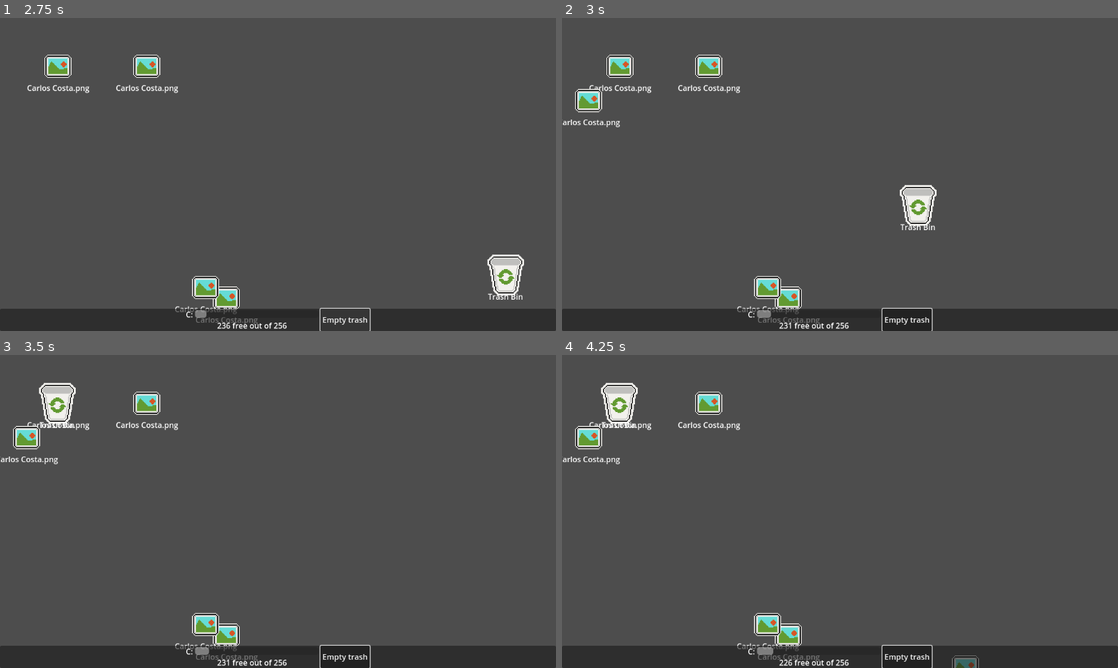
Above: before the commit, frames 1-4 (two rows, left to right).
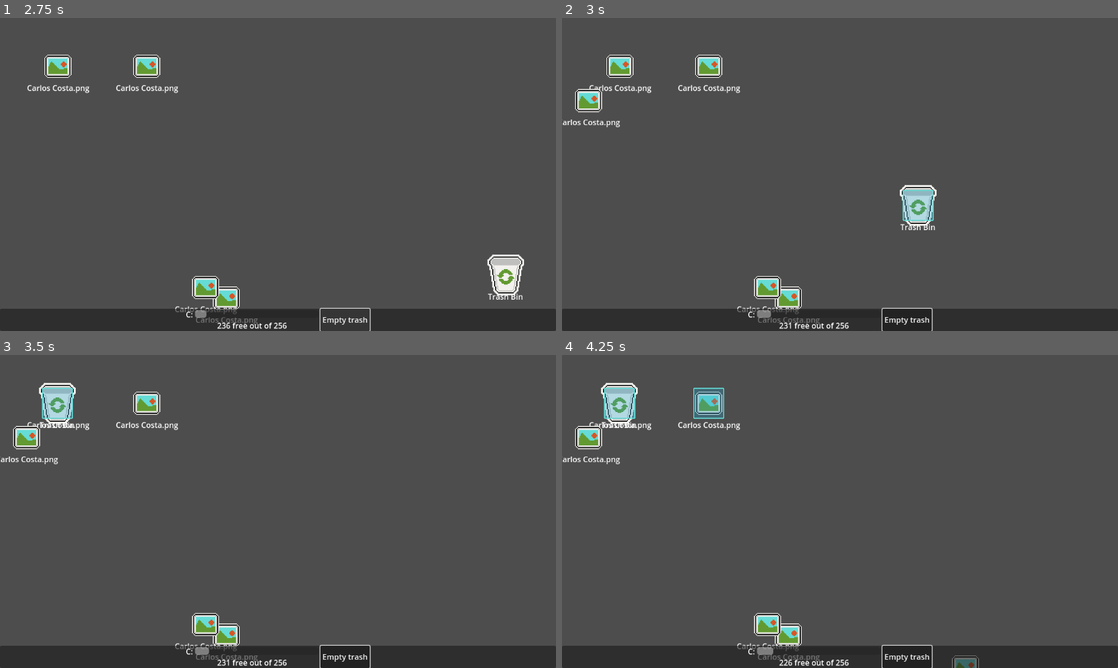
Above: after the commit, the same moments.

Repository: VileOar/ludum-dare-54
Game: Godot game, scene res://scenes/main.tscn
The game is run twice, just before and just after one commit, with the same random seed, the same clock (stepped at 60 frames per second) and the same inputs.
Inputs (mouse positions are in pixels of both pictures, inside the frame that each line leads up to):
- Up to frame 1 (2.75 s): click "Empty trash" at 0.5 s; click "Empty trash" at 1.25 s; click "Empty trash" at 2 s
- Up to frame 2 (3 s): tap Enter at 2.75 s; drag from (1067, 274) to (617, 64) at 2.77 s
- Up to frame 3 (3.5 s): no input
- Up to frame 4 (4.25 s): tap Space at 3.5 s; drag from (728, 527) to (617, 401) at 3.52 s

Frame 1 is identical in both runs. In frame 2, 0.6% of the frame differs, in the area x 61-67%, y 54-65%; in frame 3, 0.6%; in frame 4, 1.1%, in the area x 7-30%, y 10-21%.

Commit message:
select files

Diff:
--- a/scenes/desktop.tscn
+++ b/scenes/desktop.tscn
@@ -21,5 +21,3 @@
 position = Vector2(472, 208)
 
 [node name="MouseManager" parent="." instance=ExtResource("3_vdwjr")]
-
-[connection signal="select_files" from="MouseManager" to="." method="_on_mouse_manager_select_files"]
--- a/scenes/files/draggable_file.tscn
+++ b/scenes/files/draggable_file.tscn
@@ -110,6 +110,7 @@
 anchor_bottom = 1.0
 grow_horizontal = 2
 grow_vertical = 2
+mouse_filter = 2
 theme_override_styles/panel = ExtResource("4_tpltf")
 
 [connection signal="gui_input" from="ColorRect" to="." method="_on_color_rect_gui_input"]
--- a/scripts/autoloads/signal_manager.gd
+++ b/scripts/autoloads/signal_manager.gd
@@ -2,7 +2,6 @@
 
 signal release_file(file)
 signal release_files(files)
-signal select_files(files)
 
 ## emitted when someone wants to free space from disk (ex: empty trash, delete system32, ...)[br]
 ## should be caught by disk space manager
--- a/scripts/draggable_file.gd
+++ b/scripts/draggable_file.gd
@@ -3,6 +3,7 @@
 class_name DraggableFile
 
 var lifted := false
+var selected := false
 var mouse_offset := Vector2.ZERO
 @onready var rect = get_viewport_rect()
 @onready var xx = rect.size.x/2 - 20
@@ -18,8 +19,14 @@
 	SignalManager.file_created.emit(self)
 
 
+func _notification(what):
+	match what:
+		NOTIFICATION_PREDELETE:
+			Global.selected_files.erase(self)
+
+
 # Called every frame. 'delta' is the elapsed time since the previous frame.
-func _process(delta):
+func _physics_process(delta):
 	if lifted:
 		position = get_global_mouse_position() + mouse_offset
 		position.x = clamp(position.x, -xx, xx)
@@ -31,21 +38,19 @@
 		match event.button_index:
 			MOUSE_BUTTON_LEFT:
 				if event.pressed:
-					# Multiple Selection
-					if Global.selected_files.is_empty():
-						set_lifted(true)
-					else:
-						for file in Global.selected_files:
-							file.set_lifted(true)
-				else:
-					# Multiple Selection
-					if Global.selected_files.is_empty():
-						set_lifted(false)
-						SignalManager.release_file.emit(self)
-					else:
+					# if another file is clicked besides the already selected ones, deselect them
+					if not Global.selected_files.has(self):
 						for file in Global.selected_files:
 							file.set_lifted(false)
-						SignalManager.release_files.emit(Global.selected_files)
+							file.set_selected(false)
+						set_selected(true)
+					# otherwise, add self to selected and grab all selected
+					for file in Global.selected_files:
+						file.set_lifted(true)
+				else:
+					for file in Global.selected_files:
+						file.set_lifted(false)
+					SignalManager.release_files.emit(Global.selected_files)
 			# RIGHT CLICK HANDLER GOES HERE
 
 func set_lifted(val : bool):
@@ -57,9 +62,12 @@
 	get_parent().move_child(self, -1)
 
 
-## this function simply changes the graphics
 func set_selected(val : bool):
+	selected = val
 	if val:
+		if not Global.selected_files.has(self):
+			Global.selected_files.append(self)
 		_selected_panel.show()
 	else:
+		Global.selected_files.erase(self)
 		_selected_panel.hide()
--- a/scripts/mouse_manager.gd
+++ b/scripts/mouse_manager.gd
@@ -3,8 +3,6 @@
 @onready var panel : Panel = $Panel
 @onready var selection_area : Area2D = $SelectionArea
 @onready var selection_shape = $SelectionArea/SelectionShape
-
-signal select_files(files)
 
 var final_mouse_pos := Vector2.ZERO
 var initial_mouse_pos := Vector2.ZERO
@@ -36,6 +34,7 @@
 	# Draggable Area
 	if event is InputEventMouseButton:
 		match event.button_index:
+			# only enters here if not clicking a file
 			MOUSE_BUTTON_LEFT:
 				if event.pressed:
 					var mouse_pos = get_global_mouse_position()
@@ -50,11 +49,9 @@
 
 func _on_selection_area_area_entered(area):
 	if dragging:
-		Global.selected_files.append(area.owner)
-#	SignalManager.select_files.emit(selected_files)
+		area.owner.set_selected(true)
 
 
 func _on_selection_area_area_exited(area):
 	if dragging:
-		Global.selected_files.erase(area.owner)
-#	SignalManager.select_files.emit(selected_files)
+		area.owner.set_selected(false)
--- a/scripts/trash_bin.gd
+++ b/scripts/trash_bin.gd
@@ -15,7 +15,7 @@
 	SignalManager.empty_trash.connect(empty_trash)
 
 func remove_file(file : DraggableFile):
-	if file.name == "TrashBin" or not mouse_hovered: return
+	if file.name == "TrashBin" or not mouse_hovered or selected: return
 	total_space += file.file_size
 	file.queue_free()
 
@@ -23,7 +23,7 @@
 	for i in range(files.size() - 1, -1, -1):
 		var file = files[i]
 		remove_file(file)
-	Global.selected_files = []
+	#Global.selected_files = []
 
 func empty_trash():
 	# TODO: according to how full it is, lag the computer (this should probably be done by emitting
